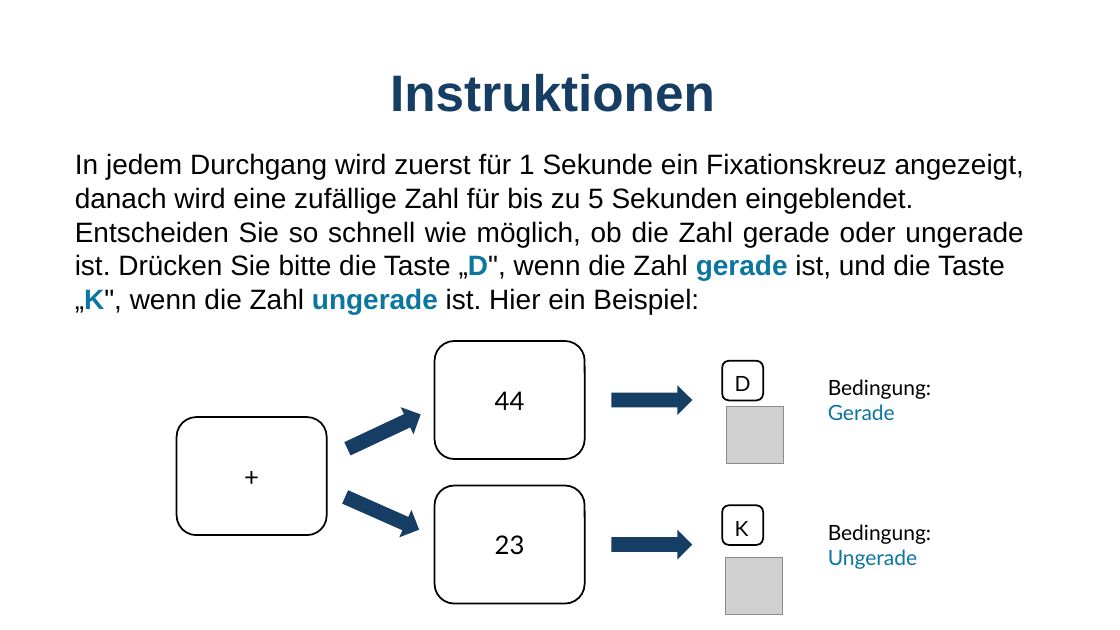
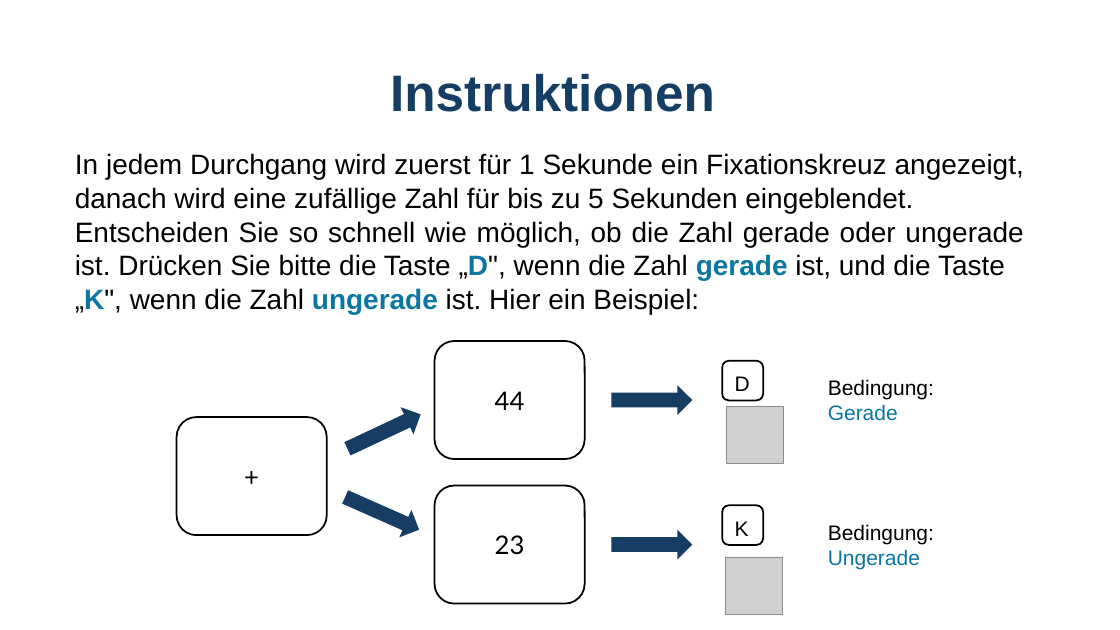
Before and after one commit to GidonFrischkorn/Ambizione-IndividualDifferencesStudy, a slide deck: slide 2 of tasks/number_judgement/assets/instructions_digit.pptx. Drawn at 1120x630 pixels with LibreOffice and Linux fonts; fonts in the diff are those of the drawing; grey boxes stand for pictures. Boxes give left, top, right and bottom in pixels: in the first picture for what was removed or moved away, otherwise in the second. Text is boxed around its words. In the diff, an @@ line names an element or a change of style, - is before the commit and + after.

```diff
--- a/tasks/number_judgement/assets/instructions_digit.pptx
+++ b/tasks/number_judgement/assets/instructions_digit.pptx
@@ text "Bedingung:" at <box>828,379,934,421</box>: font Lato to Arial @@
@@ text "Bedingung:" at <box>828,524,934,569</box>: font Lato to Arial @@
```
Also in this commit, not shown: 2 other slides changed, 4 other files.
